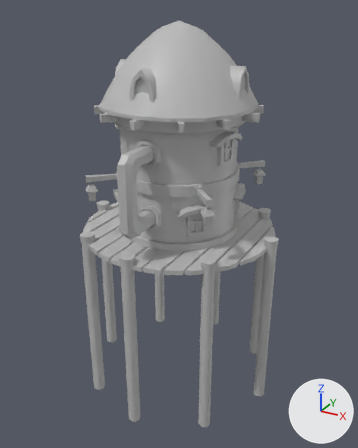
What one commit did to the FBX model Assets/Atlantis/Models/dcr_crew_port_01.fbx.
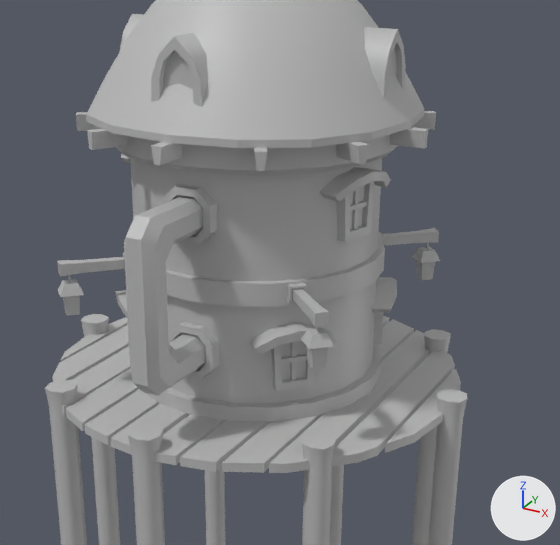
Each version appears first whole from a 50 mm lens placed at (0.194, -0.354, 0.182), pointed at (0.001, -0.002, 0.006), and next in a close-up on the part from 16% to 90% of the width and 12% to 69% of the height. The axes (+X, +Y, +Z) are drawn at lower right. The lights are the same throughout. Where no turn or scale is listed for an object, it has been applied to the vertices.

Objects in the first close-up: 'lantern_lamp_01.002', 'lantern_lamp_01.003', 'lantern_lamp_01.004', 'lantern_pole_01.002', 'lantern_pole_01.003', 'lantern_pole_01.004', 'pCube154', 'pCube156', 'pCube157', 'pCube158', 'pCube159', 'polySurface4', 'polySurface5', 'polySurface6', 'tavern_handle_01', 'tavern_roof_01', 'tavern_roof_support_big_01', 'tavern_walls_01'.
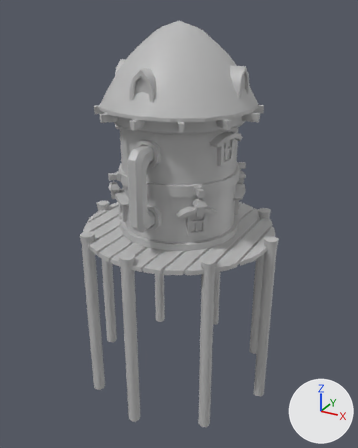
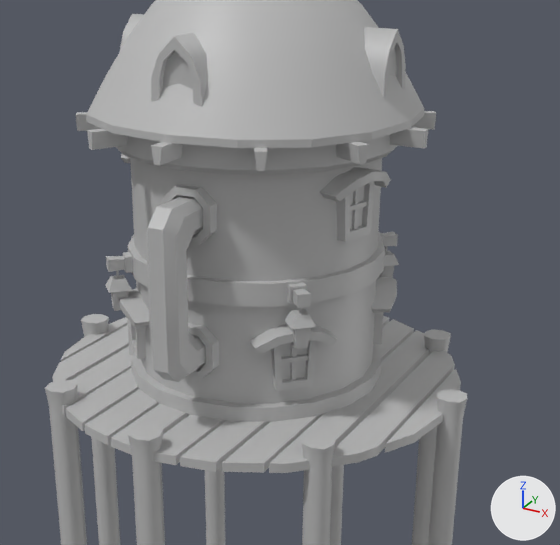
Where the newer file only moved an object's origin or applied its transform, the numbers keep the older frame.

The change, as a diff of the scene's bpy script:
```diff
--- a/Assets/Atlantis/Models/dcr_crew_port_01.fbx.py
+++ b/Assets/Atlantis/Models/dcr_crew_port_01.fbx.py
@@ me_mesh_042 @@
 me_mesh_042.from_pydata(...)  # 16 vertices, 14 faces; spans x -0.00632..0.00632, y -0.00632..0.00632, z -0.01274..0.0
+# me_mesh_042 part 5: the whole mesh is turned 90 degrees about the z axis through its middle, then moved by (-0.09208, -0.01311, 0.0)
 me_mesh_042.materials.append(mat_lambert1)
@@ me_mesh_034 @@
 me_mesh_034.from_pydata(...)  # 16 vertices, 14 faces; spans x -0.00632..0.00632, y -0.00632..0.00632, z -0.01274..0.0
+# me_mesh_034 part 1: the whole mesh is turned 90 degrees about the z axis through its middle, then moved by (0.09208, 0.01311, 0.0)
 me_mesh_034.materials.append(mat_lambert1)
@@ me_mesh_038 @@
 me_mesh_038.from_pydata(...)  # 16 vertices, 14 faces; spans x -0.00632..0.00632, y -0.00632..0.00632, z -0.01274..0.0
+# me_mesh_038 part 4: the whole mesh is turned -90 degrees about the z axis through its middle, then moved by (-0.09208, 0.01311, 0.0)
 me_mesh_038.materials.append(mat_lambert1)
@@ me_mesh_037 @@
 me_mesh_037.from_pydata(...)  # 12 vertices, 9 faces; spans x -1.56..1.34, y -0.24..0.24, z -1.56..1.34
 # used by ob_lantern_pole_01_003; parent = ob_expandable_lantern_04_grp; location = (4.37, 5.391, 4.37)
+# me_mesh_037 part 2: the whole mesh is turned 135 degrees about the y axis through the mesh origin
 me_mesh_037.materials.append(mat_lambert1)
@@ me_mesh_033 @@
 me_mesh_033.from_pydata(...)  # 12 vertices, 9 faces; spans x -1.34..1.56, y -0.24..0.24, z -1.56..1.34
 # used by ob_lantern_pole_01_002; parent = ob_expandable_lantern_03_grp; location = (-4.37, 5.391, 4.37)
+# me_mesh_033 part 6: the whole mesh is turned -135 degrees about the y axis through the mesh origin
 me_mesh_033.materials.append(mat_lambert1)
@@ me_mesh_041 @@
 me_mesh_041.from_pydata(...)  # 12 vertices, 9 faces; spans x -1.56..1.34, y -0.24..0.24, z -1.34..1.56
 # used by ob_lantern_pole_01_004; parent = ob_expandable_lantern_05_grp; location = (4.37, 5.391, -4.37)
+# me_mesh_041 part 3: the whole mesh is turned 45 degrees about the y axis through the mesh origin
 me_mesh_041.materials.append(mat_lambert1)
@@ ob_tavern_handle_01 @@
 ob_tavern_handle_01 = bpy.data.objects.new('tavern_handle_01', me_mesh_021)
-ob_tavern_handle_01.location = (0.0, -0.077, 0.055)
+ob_tavern_handle_01.location = (0.0, -0.0643, 0.055)
@@ ob_lantern_pole_01_003 @@
 ob_lantern_pole_01_003 = bpy.data.objects.new('lantern_pole_01.003', me_mesh_037)
-ob_lantern_pole_01_003.parent = ob_expandable_lantern_04_grp
-ob_lantern_pole_01_003.location = (4.37, 5.391, 4.37)
+ob_lantern_pole_01_003.parent = ob_expandable_lantern_01_grp3
+ob_lantern_pole_01_003.location = (0.0, 5.391, -4.326)
@@ ob_lantern_pole_01_002 @@
 ob_lantern_pole_01_002 = bpy.data.objects.new('lantern_pole_01.002', me_mesh_033)
-ob_lantern_pole_01_002.parent = ob_expandable_lantern_03_grp
-ob_lantern_pole_01_002.location = (-4.37, 5.391, 4.37)
+ob_lantern_pole_01_002.parent = ob_expandable_lantern_01_grp2
+ob_lantern_pole_01_002.location = (0.0, 5.391, -4.326)
@@ ob_lantern_pole_01_004 @@
 ob_lantern_pole_01_004 = bpy.data.objects.new('lantern_pole_01.004', me_mesh_041)
-ob_lantern_pole_01_004.parent = ob_expandable_lantern_05_grp
-ob_lantern_pole_01_004.location = (4.37, 5.391, -4.37)
+ob_lantern_pole_01_004.parent = ob_expandable_lantern_01_grp4
+ob_lantern_pole_01_004.location = (0.0, 5.391, -4.326)
@@ ob_expandable_lantern_01_grp2 @@
+ob_expandable_lantern_01_grp2 = bpy.data.objects.new('expandable_lantern_01_grp2', None)
+ob_expandable_lantern_01_grp2.parent = ob_dcr_crew_port_01_grp
+ob_expandable_lantern_01_grp2.location = (0.0, 0.0, 0.0)
+ob_expandable_lantern_01_grp2.rotation_euler = (0.0, -2.356, 0.0)  # degrees (0, -135, 0)
@@ ob_expandable_lantern_01_grp4 @@
+ob_expandable_lantern_01_grp4 = bpy.data.objects.new('expandable_lantern_01_grp4', None)
+ob_expandable_lantern_01_grp4.parent = ob_dcr_crew_port_01_grp
+ob_expandable_lantern_01_grp4.location = (0.0, 0.0, 0.0)
+ob_expandable_lantern_01_grp4.rotation_euler = (0.0, 0.785, 0.0)  # degrees (0, 45, 0)
@@ ob_expandable_lantern_01_grp3 @@
+ob_expandable_lantern_01_grp3 = bpy.data.objects.new('expandable_lantern_01_grp3', None)
+ob_expandable_lantern_01_grp3.parent = ob_dcr_crew_port_01_grp
+ob_expandable_lantern_01_grp3.location = (0.0, 0.0, 0.0)
+ob_expandable_lantern_01_grp3.rotation_euler = (0.0, 2.356, 0.0)  # degrees (0, 135, 0)
```

Changed parts and their boxes [x1, y1, x2, y2] in the close-ups (560 x 545 px):
'tavern_handle_01', moved: before [124, 196, 206, 396]; after [146, 196, 206, 382]
'lantern_lamp_01.002', mesh turned: before [58, 279, 84, 316]; after [285, 309, 316, 349]
'lantern_lamp_01.003', mesh turned: before [301, 328, 334, 369]; after [105, 275, 132, 311]
'lantern_pole_01.002', mesh turned, moved: before [58, 257, 125, 276]; after [292, 288, 311, 308]
'lantern_pole_01.003', mesh turned, moved: before [292, 288, 329, 327]; after [106, 256, 126, 272]
'lantern_pole_01.004', mesh turned, moved (not visible afterwards): before [383, 228, 439, 245]
'lantern_lamp_01.004', mesh turned (not visible afterwards): before [412, 247, 440, 280]
